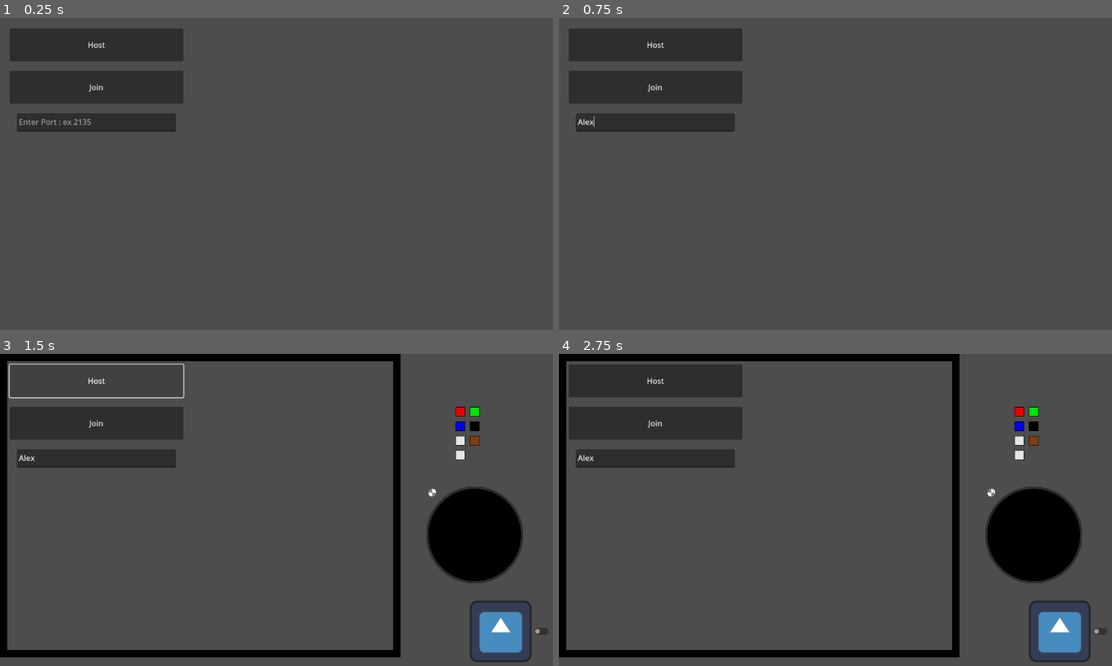
Above: before the commit, frames 1-4 (two rows, left to right).
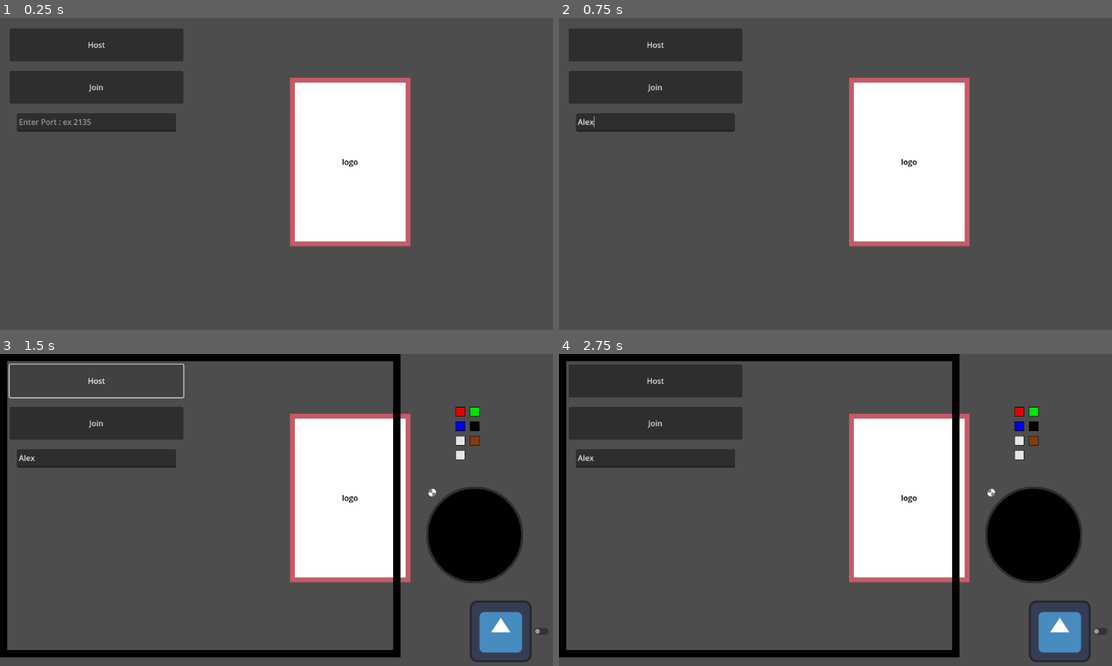
Above: after the commit, the same moments.

Repository: banana67676/Pitch-It-2025-2026
Game: Godot game, scene res://Scenes/Multiplayer Menu/Multiplayer_Menu.tscn
Same seed, same stepped clock (60 frames per second), same inputs: the game is played once before the commit and once after it. The engine's default icon, where the game draws it, is replaced by a stand-in: a white triangle on a blue panel in a dark square.
Inputs (mouse positions are in pixels of both pictures, inside the frame that each line leads up to):
- Up to frame 1 (0.25 s): no input
- Up to frame 2 (0.75 s): click (653, 120) at 0.52 s; type "Alex" at 0.6 s
- Up to frame 3 (1.5 s): click "Host" at 1.25 s
- Up to frame 4 (2.75 s): click (1017, 413) at 2.02 s

The runs differ from the first frame. In frame 1, 12% of the frame differs, in the area x 52-75%, y 19-74%; in frame 2, 12%; in frame 3, 11%; in frame 4, 11%.

Commit message:
fixed card text input

Diff:
--- a/Card/Preset/Card_Preset.tscn
+++ b/Card/Preset/Card_Preset.tscn
@@ -4,9 +4,9 @@
 
 [node name="Card_Preset" type="Node2D"]
 script = ExtResource("1_7pqrw")
-text = "test"
 
 [node name="Front" type="ColorRect" parent="."]
+visible = false
 anchors_preset = 15
 anchor_right = 1.0
 anchor_bottom = 1.0
@@ -57,7 +57,6 @@
 autowrap_mode = 3
 
 [node name="Back" type="ColorRect" parent="."]
-visible = false
 anchors_preset = 15
 anchor_right = 1.0
 anchor_bottom = 1.0
--- a/Scenes/Multiplayer Menu/Multiplayer_Menu.tscn
+++ b/Scenes/Multiplayer Menu/Multiplayer_Menu.tscn
@@ -1,7 +1,8 @@
-[gd_scene load_steps=3 format=3 uid="uid://bo3vx0ii1i20j"]
+[gd_scene load_steps=4 format=3 uid="uid://bo3vx0ii1i20j"]
 
 [ext_resource type="Script" path="res://Scenes/Multiplayer Menu/multiplayer_menu.gd" id="1_a2imu"]
 [ext_resource type="PackedScene" uid="uid://uusipllqkn41" path="res://Scenes/Multiplayer Menu/Player.tscn" id="2_r6qhr"]
+[ext_resource type="PackedScene" uid="uid://dwovp0kxfryok" path="res://Card/Preset/Card_Preset.tscn" id="3_gt6jn"]
 
 [node name="Multiplayer_Menu" type="Node2D"]
 script = ExtResource("1_a2imu")
@@ -47,5 +48,8 @@
 size_flags_vertical = 3
 placeholder_text = "Enter Port : ex 2135"
 
+[node name="Card_Preset" parent="." instance=ExtResource("3_gt6jn")]
+position = Vector2(726, 299)
+
 [connection signal="pressed" from="MarginContainer/VBoxContainer/Host" to="." method="_on_host_pressed"]
 [connection signal="pressed" from="MarginContainer/VBoxContainer/Join" to="." method="_on_join_pressed"]
